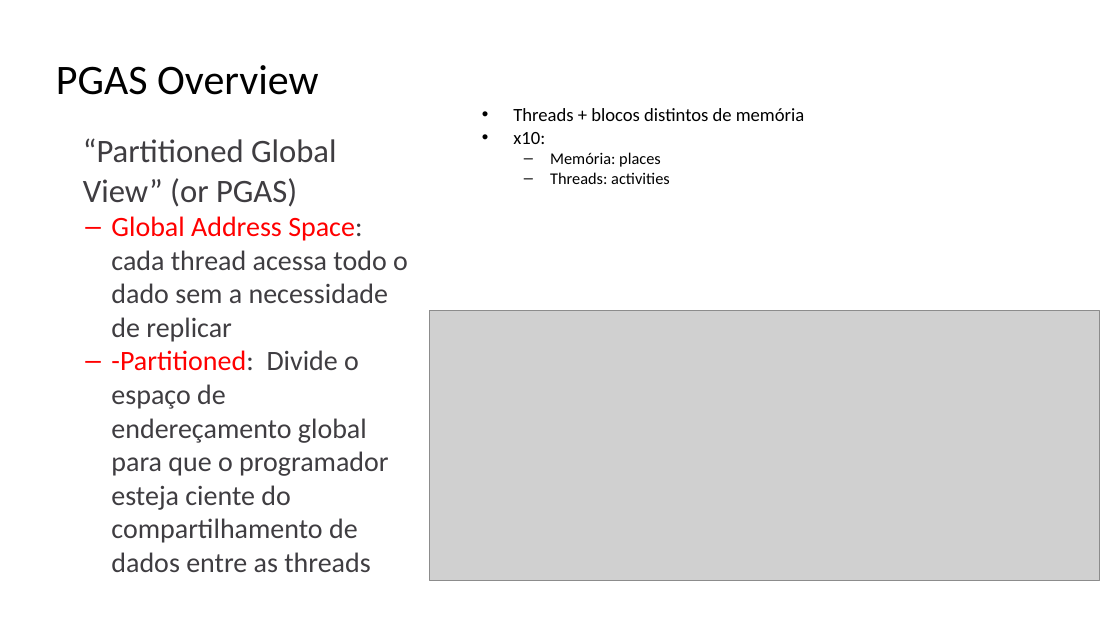
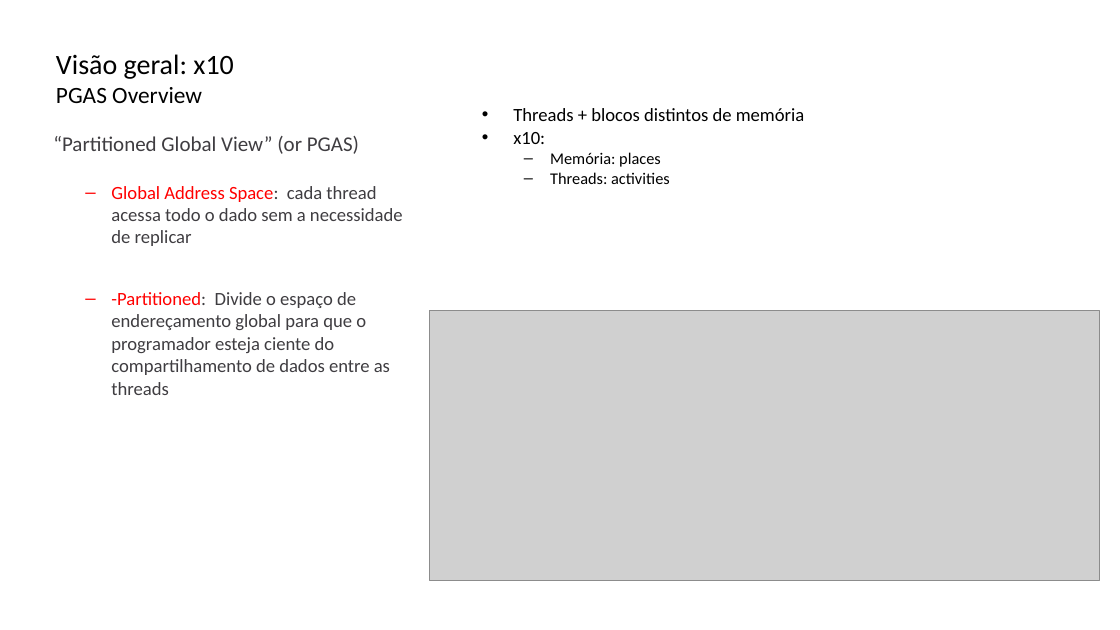
Before and after one commit to lquatrin/inf2591, a slide deck: slide 4 of x10.pptx. Drawn at 1120x630 pixels with LibreOffice and Linux fonts; fonts in the diff are those of the drawing; grey boxes stand for pictures. Boxes give left, top, right and bottom in pixels: in the first picture for what was removed or moved away, otherwise in the second. Text is boxed around its words. In the diff, an @@ line names an element or a change of style, - is before the commit and + after.

```diff
--- a/x10.pptx
+++ b/x10.pptx
@@ text at (56,54,233,79): paragraph added @@
+Visão geral: x10
@@ text at (56,87,202,103): size 36 to 20 pt in "PGAS Overview" @@
@@ text "“Partitioned Global View” (or PGAS)" at (53,136,403,395): size 28 to 18 pt in "“Partitioned Global View” (or PGAS)"; size 24 to 16 pt in "Global Address Space: cada thread acessa todo ...", "-Partitioned: Divide o espaço de endereçamento global ..."; bullet ● to none @@
```
Also in this commit, not shown: 22 other slides changed, 2 slides added, 2 slides removed.
